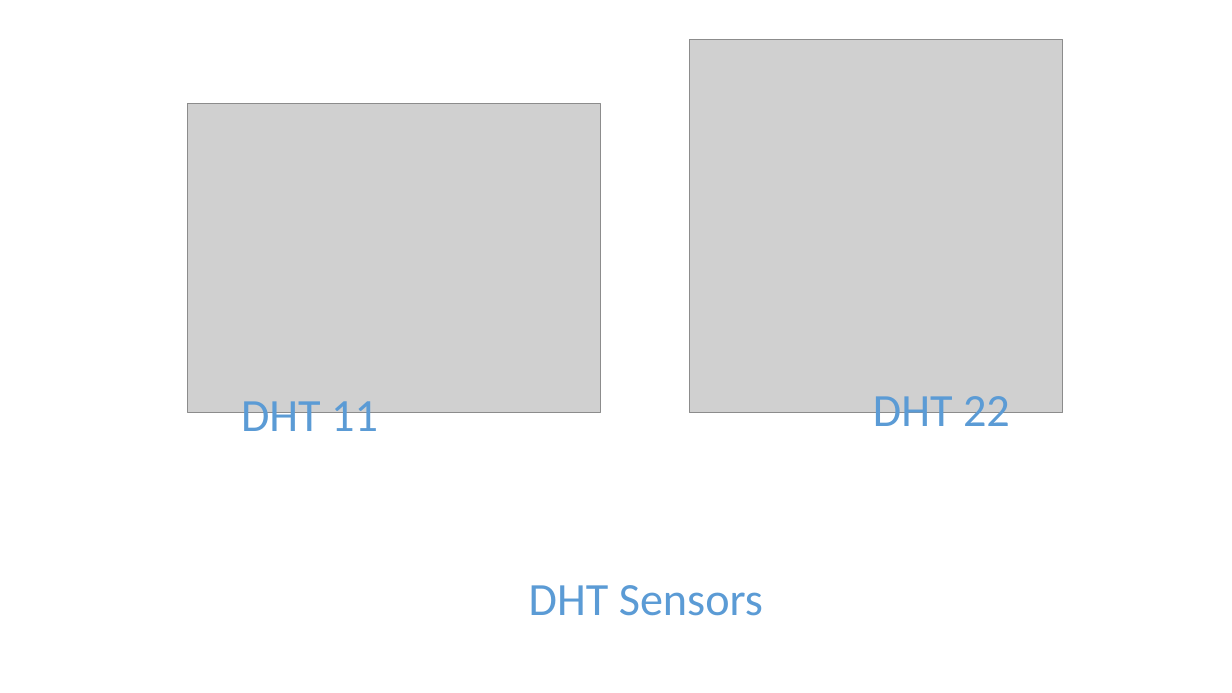
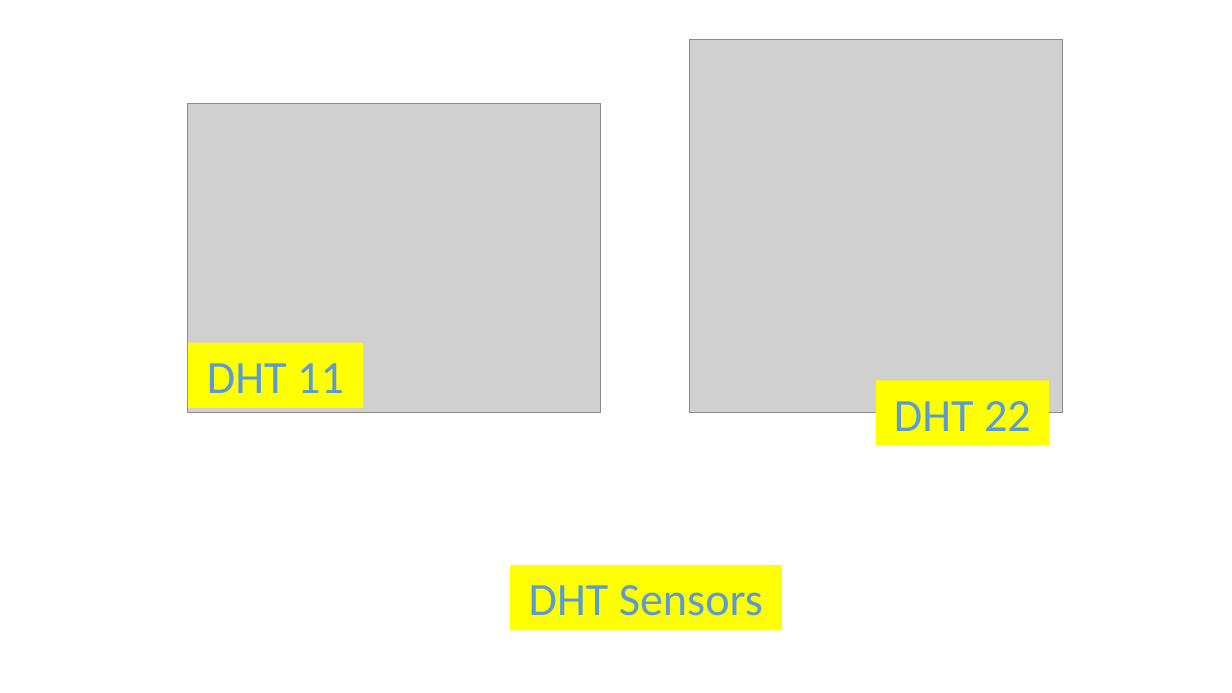
Before and after one commit to kamoteqv2/project-comsophil-files, a slide deck: slide 6 of lesson1/pre-requisites-training-materials.pptx. Drawn at 1232x693 pixels with LibreOffice and Linux fonts; fonts in the diff are those of the drawing; grey boxes stand for pictures. Boxes give left, top, right and bottom in pixels: in the first picture for what was removed or moved away, otherwise in the second. Text is boxed around its words. In the diff, an @@ line names an element or a change of style, - is before the commit and + after.

```diff
--- a/lesson1/pre-requisites-training-materials.pptx
+++ b/lesson1/pre-requisites-training-materials.pptx
@@ fill none to #FFFF00 in 3 elements at (x1=510, y1=566, x2=782, y2=631), (x1=876, y1=381, x2=1049, y2=446), (x1=188, y1=343, x2=363, y2=409) @@
@@ rectangle "DHT 11" resized from (x1=241, y1=401, x2=378, y2=442) to (x1=188, y1=343, x2=363, y2=409) @@
@@ rectangle "DHT 22" resized from (x1=873, y1=396, x2=1010, y2=437) to (x1=876, y1=381, x2=1049, y2=446) @@
@@ rectangle "DHT Sensors" resized from (x1=529, y1=585, x2=763, y2=616) to (x1=510, y1=566, x2=782, y2=631) @@
```
Also in this commit, not shown: 6 other slides changed, 1 slide added, 1 slide removed, 1 other file.
